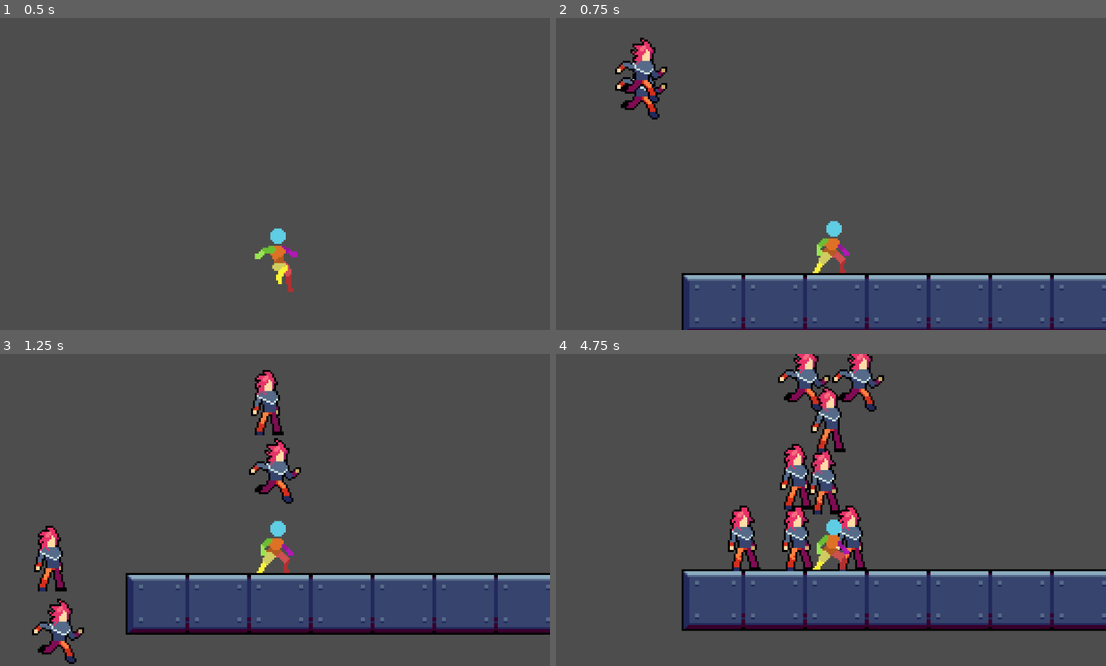
Above: before the commit, frames 1-4 (two rows, left to right).
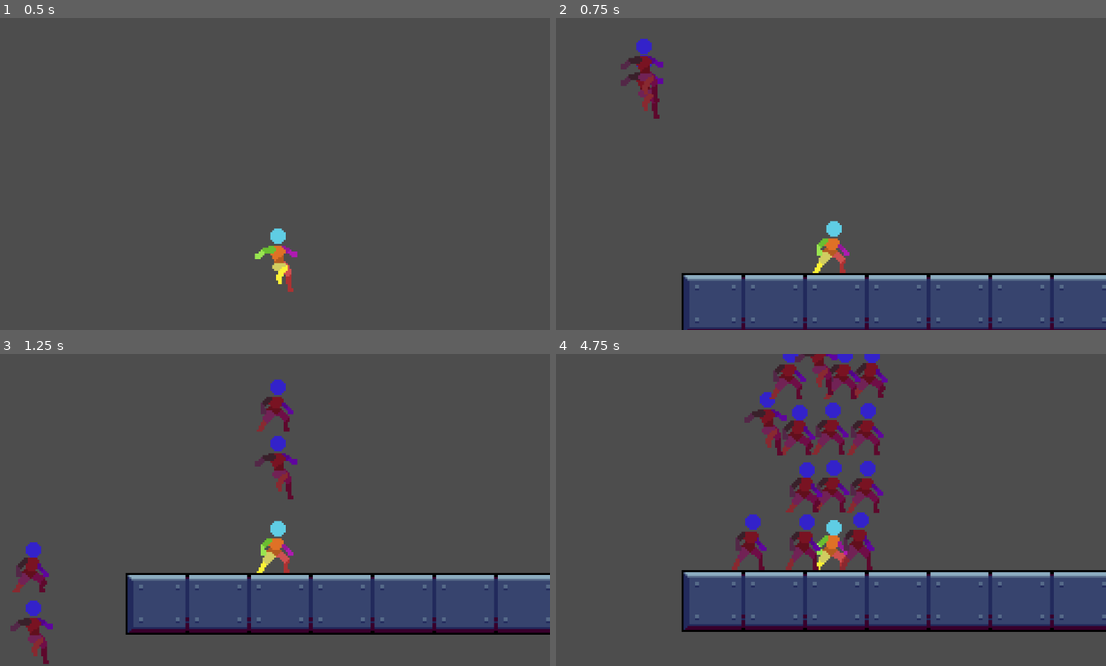
Above: after the commit, the same moments.

Repository: humphriesa02/LocalCoopGodot
Game: Godot game, scene res://Scenes/world.tscn
The game is run twice, just before and just after one commit, with the same random seed, the same clock (stepped at 60 frames per second) and the same inputs.
Inputs:
- Up to frame 1 (0.5 s): no input
- Up to frame 2 (0.75 s): tap Enter (ui_accept) at 0.5, 0.6 s
- Up to frame 3 (1.25 s): tap Enter (ui_accept) at 0.77, 1.07 s
- Up to frame 4 (4.75 s): tap Enter (ui_accept) at 1.35, 1.52, 1.82, 2.1, 2.85, 3.02, 3.32, 3.6, 3.77, 4.07, 4.35, 4.52 s

Frame 1 is identical in both runs. In frame 2, 1.4% of the frame differs, in the area x 10-21%, y 6-33%; in frame 3, 4.6%; in frame 4, 12%, in the area x 22-100%, y 0-90%.

Commit message:
Idle crouch not working still

Diff:
--- a/Scripts/StateMachine/PlayerStates/idle.gd
+++ b/Scripts/StateMachine/PlayerStates/idle.gd
@@ -5,9 +5,13 @@
 # Upon entering the state, we set the Player node's velocity to zero.
 func enter(_msg := {}) -> void:
 	# We must declare all the properties we access through `owner` in the `Player.gd` script.
-	player.animated_sprite.play("idle")
 	player.velocity = Vector2.ZERO
-	is_crouching = false
+	if _msg.has("is_crouching"):
+		is_crouching = true
+		player.animated_sprite.play("crouch_idle")
+	else:
+		is_crouching = false
+		player.animated_sprite.play("idle")
 
 
 func update(delta: float) -> void:
--- a/Scripts/StateMachine/PlayerStates/run.gd
+++ b/Scripts/StateMachine/PlayerStates/run.gd
@@ -42,4 +42,7 @@
 	elif Input.is_action_just_pressed("attack"+str(player.player_id)):
 		state_machine.transition_to("Attack", {run = true})
 	elif is_equal_approx(player.velocity.x, 0.0):
-		state_machine.transition_to("Idle")
+		if is_crouching:
+			state_machine.transition_to("Idle", {is_crouching = true})
+		else:
+			state_machine.transition_to("Idle")
--- a/Scripts/world.gd
+++ b/Scripts/world.gd
@@ -4,14 +4,12 @@
 @export var num_players : int = 0
 var players : Array = []
 var input_maps : Array = []
-@onready var player_scene0 = preload("res://Scenes/Player/player.tscn")
-@onready var player_scene1 = preload("res://Scenes/Player/player1.tscn")
+@onready var player_scene = preload("res://Scenes/Player/PlayerTemplate/player_template.tscn")
 
 
 func add_player(player_index):
-	var player_copy = player_scene0.instantiate()
-	if player_index == "1":
-		player_copy = player_scene1.instantiate()
+	var player_copy = player_scene.instantiate()
+	player_copy.get_node("AnimatedSprite2D").set_modulate(Color.BLUE_VIOLET)
 	player_copy.player_id = player_index
 	print(player_copy.player_id)
 	players.append(player_copy)
